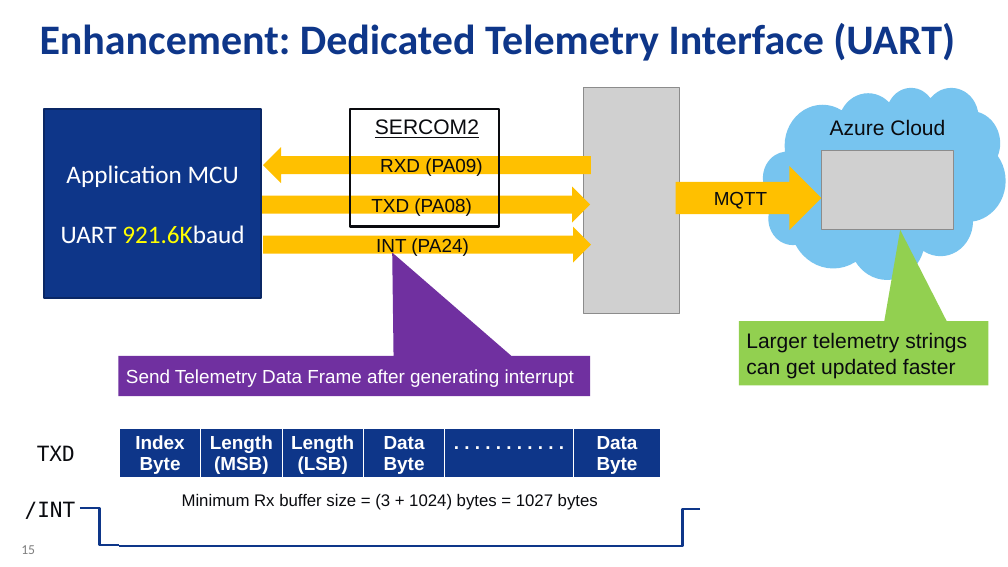
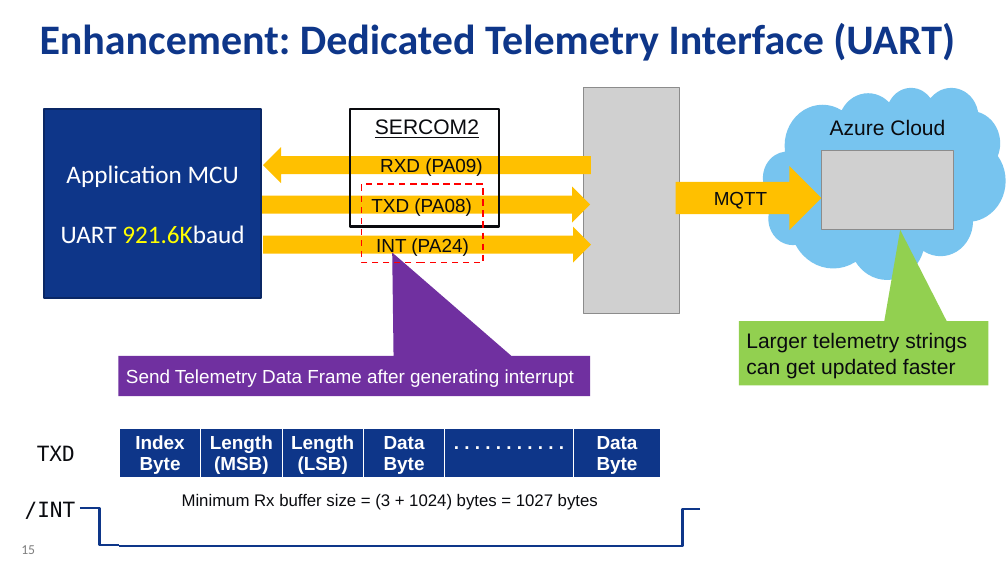
Before and after one commit to danewalton/Microchip-SAM-IoT-Wx, a slide deck: slide 15 of AO-Smith-MSFT-MCHP-r6.pptx. Drawn at 1008x567 pixels with LibreOffice and Linux fonts; fonts in the diff are those of the drawing; grey boxes stand for pictures; background and template pictures are left out. Boxes give left, top, right and bottom in pixels: in the first picture for what was removed or moved away, otherwise in the second. Text is boxed around its words. In the diff, an @@ line names an element or a change of style, - is before the commit and + after.

```diff
--- a/AO-Smith-MSFT-MCHP-r6.pptx
+++ b/AO-Smith-MSFT-MCHP-r6.pptx
@@ rectangle added at [361,185,483,263], outline #FF0000 1.5 pt dashed @@
```
Also in this commit, not shown: 1 other slide changed.
